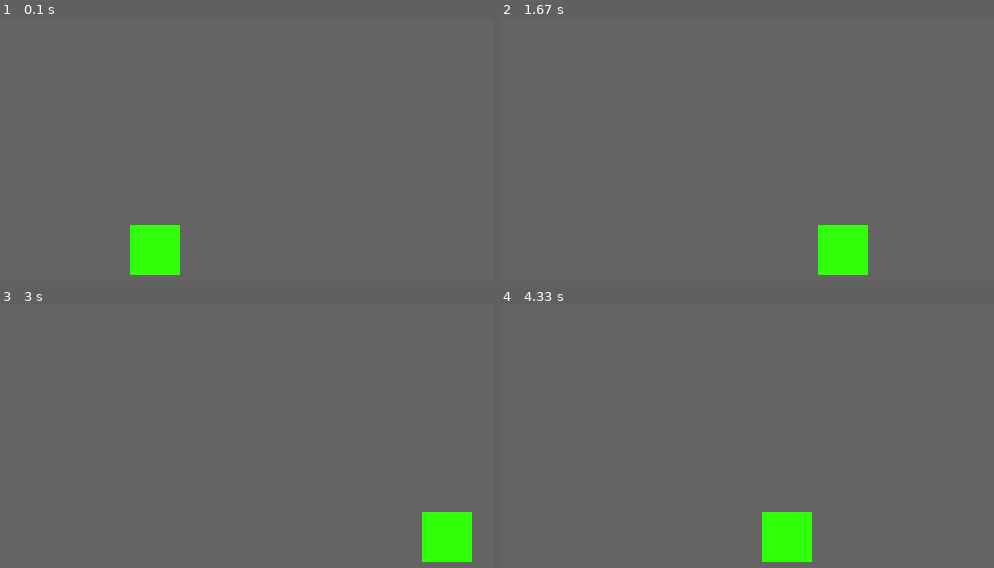
Above: before the commit, frames 1-4 (two rows, left to right).
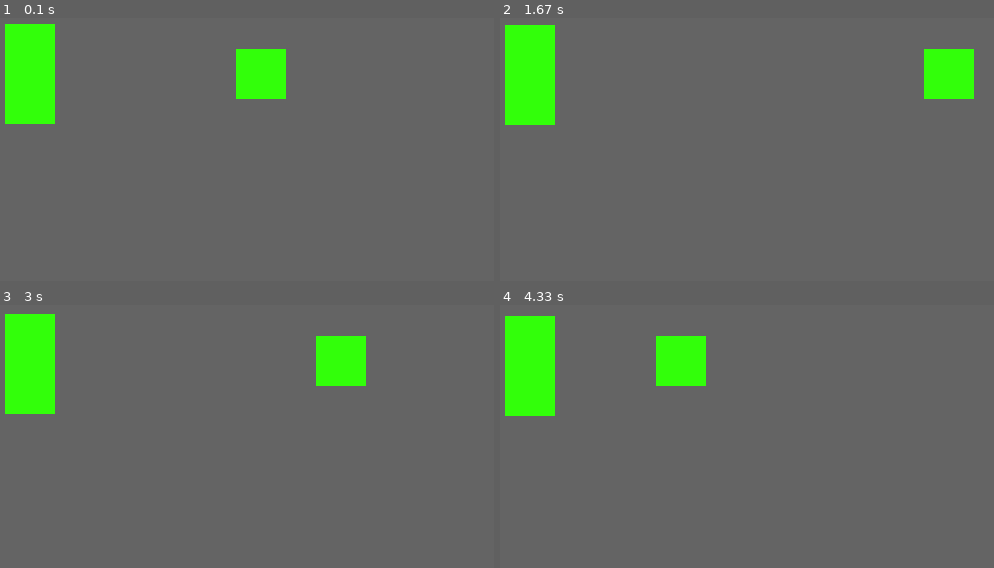
Above: after the commit, the same moments.

Repository: Carine-SHS-Digital-Tech/dodge-pygame-HughNelson
Game: pygame game, started from Kidscancode tutorial.py
Same seed, same stepped clock (60 frames per second), same inputs: the game is played once before the commit and once after it.
Inputs:
- Up to frame 1 (0.1 s): no input
- Up to frame 2 (1.67 s): hold Up 0.33-0.8 s; hold Down 0.83-1.3 s; hold Up from 1.33 s (still down)
- Up to frame 3 (3 s): release Up at 1.7 s; hold Down 1.73-2.1 s; hold Up 2.13-2.43 s; hold Down 2.47-2.77 s
- Up to frame 4 (4.33 s): hold Down 3.2-3.57 s; hold Up 3.6-3.9 s; hold Down 3.93-4.23 s; hold Up from 4.27 s (still down)

The runs differ from the first frame. In frame 1, 7.7% of the frame differs, in the area x 1-58%, y 2-98%; in frame 2, 7.7%; in frame 3, 7.7%; in frame 4, 7.7%.

Commit message:
made majority of Pong game

Diff:
--- a/Kidscancode tutorial.py
+++ b/Kidscancode tutorial.py
@@ -1,24 +1,38 @@
 import pygame
 import random
 
-class Player(pygame.sprite.Sprite):
+class Ball(pygame.sprite.Sprite):
     def __init__(self):
         pygame.sprite.Sprite.__init__(self)
         self.image = pygame.Surface((50, 50))
         self.image.fill((50,255,10))
         self.rect = self.image.get_rect()
-        self.rect.center = (random.randint(1,width-55),random.randint(1,height-55))
+        self.rect.center = (width/2,height/2)
         self.x_speed = 1
     def update(self):
 
 
-        if self.rect.x <= 0:
+        if self.rect.colliderect(Player()):
             self.x_speed *= -1
         if self.rect.x >= width-50:
             print("passed")
             self.x_speed *= -1
 
         self.rect.x += self.x_speed
+class Player(pygame.sprite.Sprite):
+    def __init__(self):
+        pygame.sprite.Sprite.__init__(self)
+        self.image = pygame.Surface((50, 100))
+        self.image.fill((50,255,10))
+        self.rect = self.image.get_rect()
+        self.rect.center = (30,height/2)
+        self.x_speed = 1
+
+    def move(self, direction):
+        if direction == "down":
+            self.rect.y += 1
+
+
 
 pygame.init()
 pygame.mixer.init()
@@ -31,19 +45,28 @@
 clock = pygame.time.Clock()
 
 all_sprites = pygame.sprite.Group()
+ball = Ball()
 player = Player()
-
-all_sprites.add(player)
+all_sprites.add(ball)
 
 
 running = True
 
 while running:
+
+
     clock.tick(200)
     for event in pygame.event.get():
         if event.type == pygame.QUIT:
             running = False
+        if event.type == pygame.KEYDOWN:
+            if event.key == pygame.K_DOWN:
+                player.move("down")
+            if event.key == pygame.K_UP:
+                player.move("up")
+
     # Update
+    all_sprites.add(ball)
     all_sprites.add(player)
 
     all_sprites.update()
